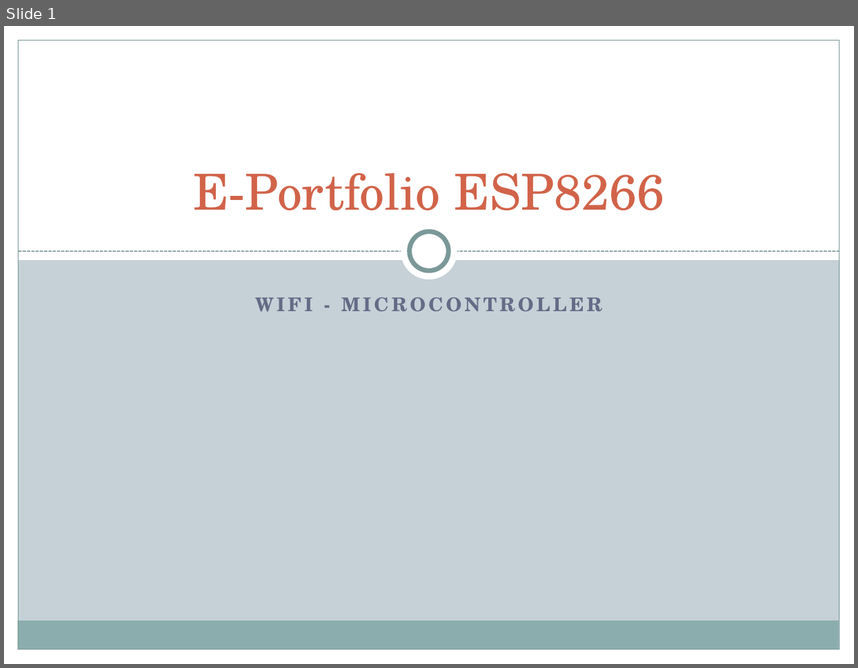
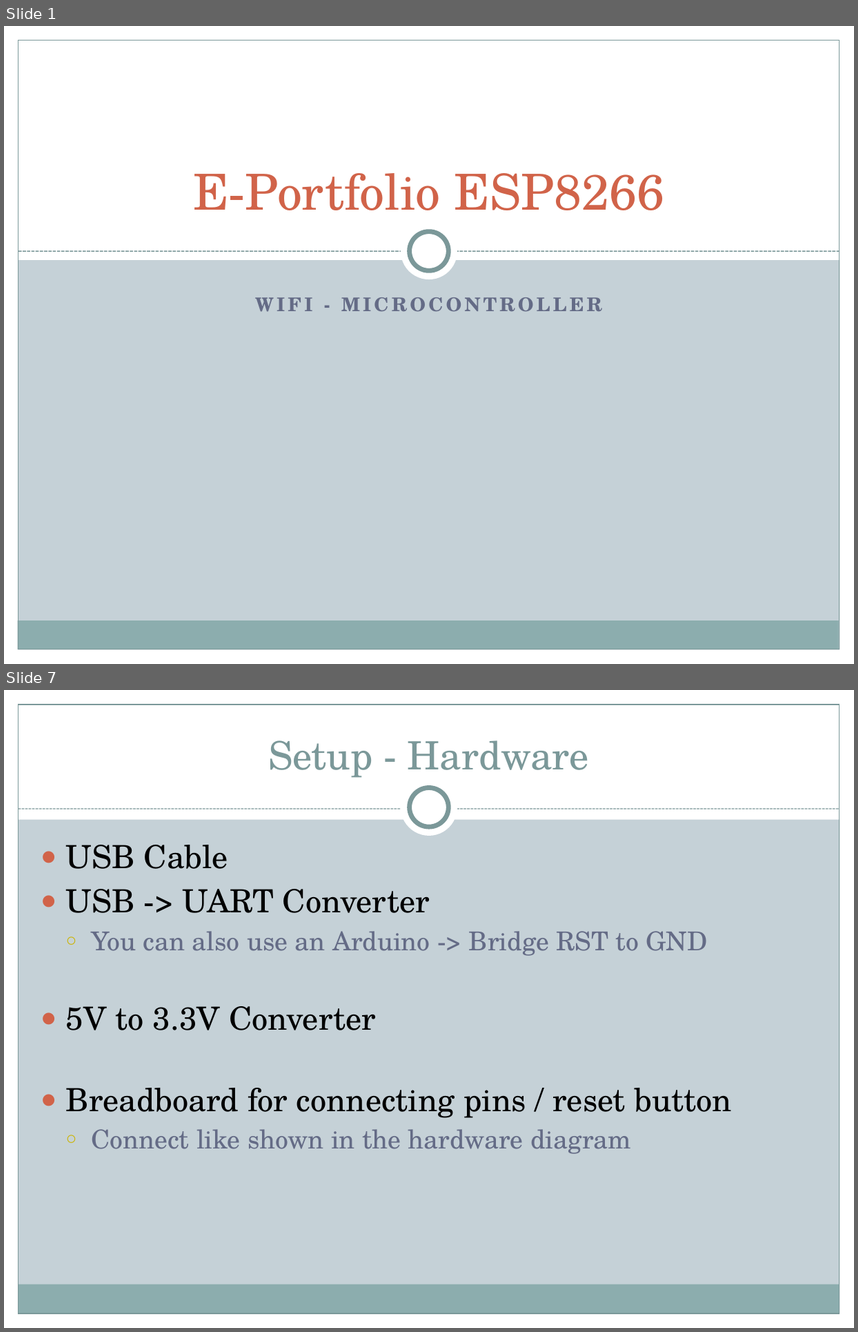
Before and after one commit to AlexKimmig/E-Portfolio-ESP8266, a slide deck: Presentation/Presentation E-Portfolio ES8266.pptx. Shown one above the other, each under a label of ours: slide 1 before the commit, slides 1 and 7 after it; the slides between them are not shown. The pictures are 858x668 and 858x1332 pixels, drawn with LibreOffice and Linux fonts; fonts in the diff are those of the drawing. Boxes give left, top, right and bottom in pixels: in the first picture for what was removed or moved away, otherwise in the second. Text is boxed around its words. In the diff, an @@ line names an element or a change of style, - is before the commit and + after.

```diff
--- a/Presentation/Presentation E-Portfolio ES8266.pptx
+++ b/Presentation/Presentation E-Portfolio ES8266.pptx
@@ slide 7 added at bbox=[4, 690, 854, 1328], background #C5D1D7; not listed: 5 template elements that a slide beside it also shows @@
@@ rectangle added at bbox=[4, 690, 854, 819], fill #FFFFFF @@
@@ title added at bbox=[268, 740, 589, 778], 33 pt, text #7C999A @@
+Setup - Hardware
@@ ellipse added at bbox=[401, 779, 458, 836], fill #FFFFFF @@
@@ ellipse added at bbox=[410, 788, 448, 827], fill #FFFFFF, outline #7C999A 4 pt @@
@@ line added from (18, 809) to (840, 809), #7C999A 0.75 pt dashed @@
@@ text added at bbox=[66, 845, 731, 1154], 27 pt, text #000000 @@
+● USB Cable
+● USB -> UART Converter
+  ○ You can also use an Arduino -> Bridge RST to GND
+● 5V to 3.3V Converter
+● Breadboard for connecting pins / reset button
+  ○ Connect like shown in the hardware diagram
```
Also in this commit, not shown: 3 slides changed, 8 other slides added, 3 other files.
